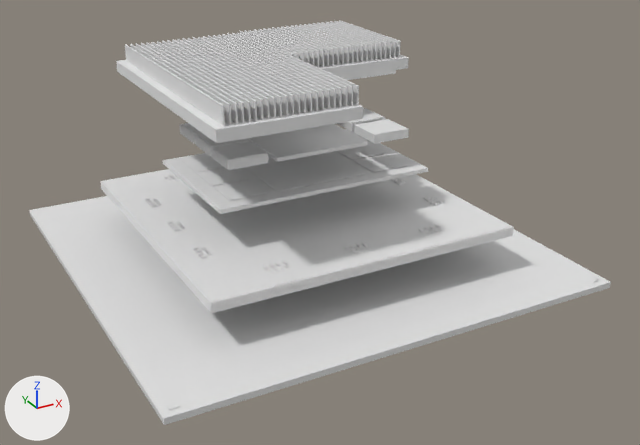
Renders of the glTF model tools/blender/references/chip-h100.glb from each side of a commit.
The view is the same before and after, from a camera (50 mm lens) standing at (-0.1027, -0.2014, 0.1053) and looking at (0.0028, -0.0097, 0.0094). Arrows for +X, +Y and +Z are at lower left; the lights stay in place. The first picture is the older version. Materials are left out; every surface is plain grey. Where no turn or scale is listed for an object, it has been applied to the vertices. Vertices at exactly the same position are counted once.

The first picture shows 'REFERENCE_chip-h100_0000', 'REFERENCE_chip-h100_0001', 'REFERENCE_chip-h100_0002', 'REFERENCE_chip-h100_0004', 'REFERENCE_chip-h100_0007', 'REFERENCE_chip-h100_0011', 'REFERENCE_chip-h100_0012', 'REFERENCE_chip-h100_0013', 'REFERENCE_chip-h100_0014', 'REFERENCE_chip-h100_0015', 'REFERENCE_chip-h100_0016', 'REFERENCE_chip-h100_0017', 'REFERENCE_chip-h100_0018', 'REFERENCE_chip-h100_0019' and 9 more.
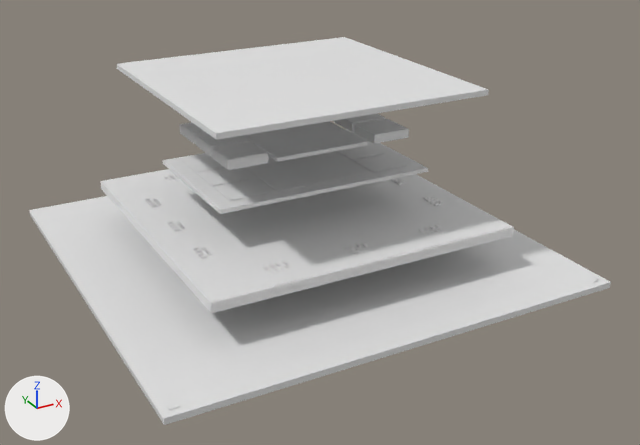
What changed in the scene script:
```text
Change me_mesh_15:
    remove me_mesh_15.from_pydata(...)  # 27 vertices, 48 faces; spans x -0.036..0.036, y -0.035..0.035, z 0.0445..0.0485
    add me_mesh_15.from_pydata(...)  # 8 vertices, 12 faces; spans x -0.036..0.036, y -0.035..0.035, z 0.0463..0.0477
    me_mesh_15 part 1: the whole mesh is rebuilt
Change me_mesh_16:
    remove me_mesh_16.from_pydata(...)  # 368 vertices, 552 faces; spans x -0.0337..0.0342, y -0.0335..0.035, z 0.0485..0.053
    add me_mesh_16.from_pydata(...)  # 128 vertices, 192 faces; spans x -0.0601..0.0601, y -0.0601..0.0601, z -0.0002..0.0118
    me_mesh_16 part 2: the loose piece of 8 vertices spanning x 0.0008..0.0012, y 0.0015..0.035, z 0.0485..0.053 is scaled about its middle by (238, 0.00239, 0.0178), then moved by (-0.001, 0.0238, -0.0405)
    me_mesh_16 part 3: the loose piece of 8 vertices spanning x -0.0337..-0.0333, y -0.0335..0.0335, z 0.0485..0.053 is scaled about its middle by (0.229, 1.24, 0.0178), then moved by (-0.0085, 0.0, -0.0405)
    me_mesh_16 part 4: the loose piece of 8 vertices spanning x 0.0023..0.0027, y 0.0015..0.035, z 0.0485..0.053 is scaled about its middle by (238, 0.00239, 0.0178), then moved by (-0.0025, 0.0238, -0.0397)
    me_mesh_16 part 5: the loose piece of 8 vertices spanning x -0.0322..-0.0318, y -0.0335..0.0335, z 0.0485..0.053 is scaled about its middle by (0.229, 1.24, 0.0178), then moved by (-0.01, 0.0, -0.0397)
    me_mesh_16 part 6: the loose piece of 8 vertices spanning x 0.0038..0.0042, y 0.0015..0.035, z 0.0485..0.053 is scaled about its middle by (238, 0.00239, 0.0178), then moved by (-0.004, 0.0238, -0.0389)
    me_mesh_16 part 7: the loose piece of 8 vertices spanning x -0.0307..-0.0303, y -0.0335..0.0335, z 0.0485..0.053 is scaled about its middle by (0.229, 1.24, 0.0178), then moved by (-0.0115, 0.0, -0.0389)
    me_mesh_16 part 8: the loose piece of 8 vertices spanning x -0.0007..-0.0003, y -0.0335..0.0335, z 0.0485..0.053 is scaled about its middle by (238, 0.00119, 0.0178), then moved by (0.0005, -0.042, -0.0405)
    me_mesh_16 part 9: the loose piece of 8 vertices spanning x 0.0338..0.0342, y 0.0015..0.035, z 0.0485..0.053 is scaled about its middle by (0.229, 2.48, 0.0178), then moved by (0.008, -0.0183, -0.0405)
    me_mesh_16 part 10: the loose piece of 8 vertices spanning x -0.0022..-0.0018, y -0.0335..0.0335, z 0.0485..0.053 is scaled about its middle by (238, 0.00119, 0.0178), then moved by (0.002, -0.042, -0.0397)
    me_mesh_16 part 11: the loose piece of 8 vertices spanning x 0.0323..0.0327, y 0.0015..0.035, z 0.0485..0.053 is scaled about its middle by (0.229, 2.48, 0.0178), then moved by (0.0095, -0.0183, -0.0397)
    me_mesh_16 part 12: the loose piece of 8 vertices spanning x -0.0037..-0.0033, y -0.0335..0.0335, z 0.0485..0.053 is scaled about its middle by (238, 0.00119, 0.0178), then moved by (0.0035, -0.042, -0.0389)
    me_mesh_16 part 13: the loose piece of 8 vertices spanning x 0.0308..0.0312, y 0.0015..0.035, z 0.0485..0.053 is scaled about its middle by (0.229, 2.48, 0.0178), then moved by (0.011, -0.0183, -0.0389)
    me_mesh_16 part 14: 34 loose pieces with 272 vertices, spanning x -0.0292..0.0297, y -0.0335..0.035, z 0.0485..0.053, are deleted
    other edits to the shape of me_mesh_16 do not show in these pictures
Change me_mesh_18:
    remove me_mesh_18.from_pydata(...)  # 56 vertices, 96 faces; spans x -0.0582..0.0582, y -0.0582..0.0582, z 0.0002..0.0003
    add me_mesh_18.from_pydata(...)  # 768 vertices, 1152 faces; spans x -0.0353..0.0352, y -0.035..0.0351, z 0.0123..0.0129
    me_mesh_18 part 15: 256 vertices added at x 0.0191..0.0352, y -0.035..0.0209, z 0.0123..0.0129
    other edits to the shape of me_mesh_18 do not show in these pictures
Change me_mesh_19:
    remove me_mesh_19.from_pydata(...)  # 768 vertices, 1152 faces; spans x -0.0353..0.0352, y -0.035..0.0351, z 0.0123..0.0129
    add me_mesh_19.from_pydata(...)  # 1536 vertices, 2304 faces; spans x -0.0356..0.0354, y -0.0352..0.0354, z 0.0123..0.013
    me_mesh_19 part 16: 32 vertices moved from x 0.0191..0.0249, y -0.035..0.0351, z 0.0127..0.0129 to x 0.0191..0.0249, y -0.035..0.0351, z 0.0128..0.013; 128 vertices removed from x 0.0191..0.0352, y -0.035..0.0351, z 0.0127..0.0129; 448 vertices added at x 0.0191..0.0354, y -0.0352..0.0354, z 0.0123..0.013
    other edits to the shape of me_mesh_19 do not show in these pictures
```

Boxes (x1, y1, x2, y2) around the edits, measured in the pictures (640 x 445 px; the box of a moved part takes in the faces that stretch with it):
'REFERENCE_chip-h100_0015', reshaped
    before: (116, 55, 409, 143)
    after: (117, 37, 489, 140)
'REFERENCE_chip-h100_0016', reshaped
    before: (125, 20, 401, 126)
    after: (29, 183, 611, 419)
part 2 of me_mesh_16, moved or reshaped (not visible afterwards)
    before: (240, 31, 294, 57)
part 3 of me_mesh_16, moved or reshaped
    before: (125, 44, 225, 126)
    after: (101, 188, 209, 309)
part 4 of me_mesh_16, moved or reshaped (not visible afterwards)
    before: (244, 30, 299, 59)
part 5 of me_mesh_16, moved or reshaped
    before: (130, 44, 231, 125)
    after: (103, 188, 209, 306)
part 6 of me_mesh_16, moved or reshaped (not visible afterwards)
    before: (249, 30, 304, 61)
part 7 of me_mesh_16, moved or reshaped
    before: (135, 43, 238, 124)
    after: (101, 183, 209, 303)
part 8 of me_mesh_16, moved or reshaped
    before: (237, 32, 359, 105)
    after: (215, 235, 510, 311)
part 9 of me_mesh_16, moved or reshaped (not visible afterwards)
    before: (339, 20, 401, 57)
part 10 of me_mesh_16, moved or reshaped
    before: (232, 33, 353, 106)
    after: (213, 232, 511, 308)
part 11 of me_mesh_16, moved or reshaped (not visible afterwards)
    before: (334, 21, 396, 58)
part 12 of me_mesh_16, moved or reshaped
    before: (227, 33, 347, 107)
    after: (212, 229, 512, 305)
part 13 of me_mesh_16, moved or reshaped (not visible afterwards)
    before: (330, 21, 391, 58)
part 14 of me_mesh_16, deleted
    before: (141, 22, 387, 123)
part 15 of me_mesh_18, added
    after: (393, 178, 442, 234)
part 16 of me_mesh_19, reshaped
    before: (393, 178, 442, 234)
    after: (389, 178, 443, 234)
'REFERENCE_chip-h100_0017', unchanged, covered by the edit
    before: (29, 183, 611, 419)
    after: (37, 209, 600, 410)
